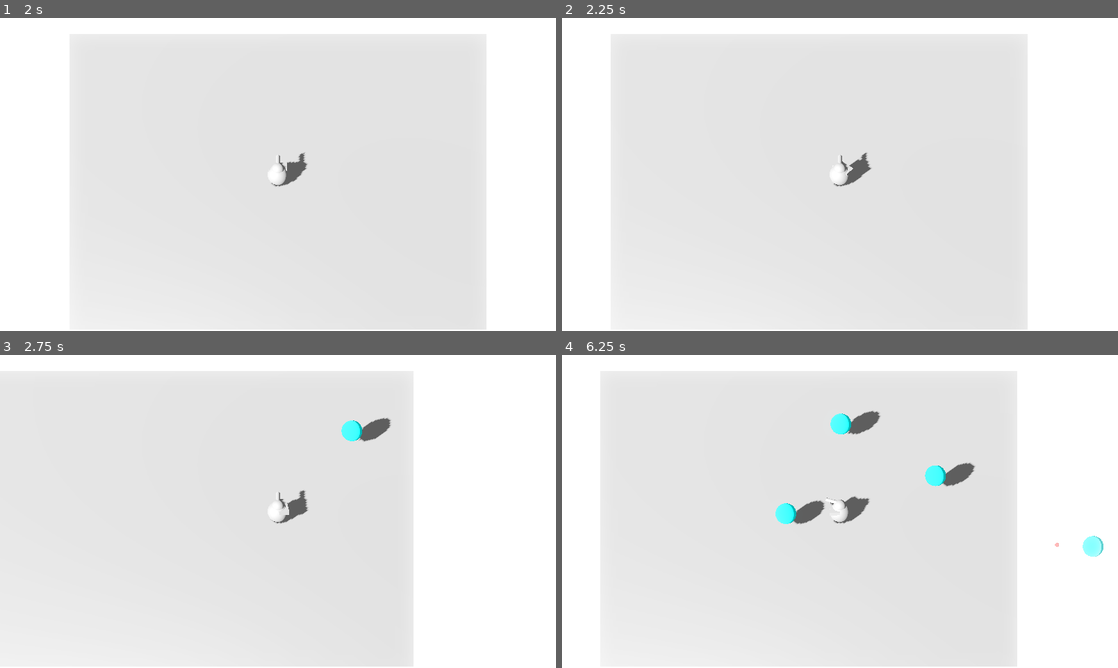
Above: before the commit, frames 1-4 (two rows, left to right).
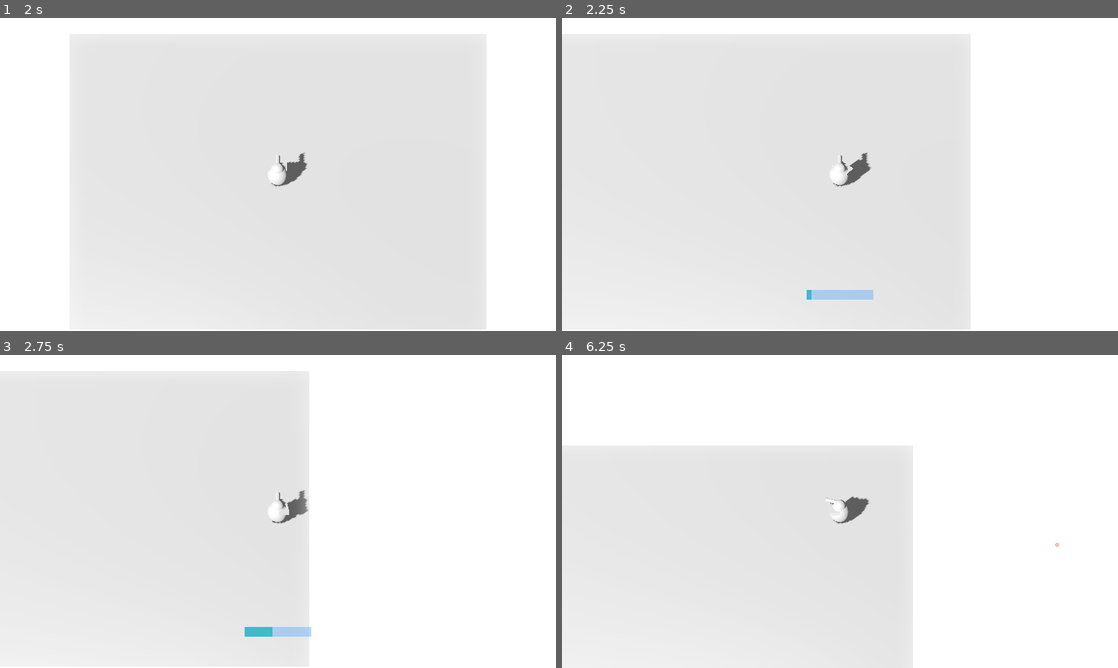
Above: after the commit, the same moments.

Repository: runeteamop/Teamop-Godot-Game
Game: Godot game, scene res://bin/main.tscn
Same seed, same stepped clock (60 frames per second), same inputs: the game is played once before the commit and once after it.
Inputs (mouse positions are in pixels of both pictures, inside the frame that each line leads up to):
- Up to frame 1 (2 s): click "Start" at 0.5 s; click "Test" at 1.25 s
- Up to frame 2 (2.25 s): tap Enter (ui_accept) at 2 s; move the mouse to (962, 158) at 2.02 s; hold D (Right) from 2.03 s (still down); tap Space (Dash, bound only after the commit) at 2.1 s
- Up to frame 3 (2.75 s): keep holding D (Right); tap Enter (ui_accept) at 2.27 s
- Up to frame 4 (6.25 s): move the mouse to (728, 527) at 2.77 s; release D (Right) at 2.78 s; hold S (Down) 2.78-3.53 s; click (728, 527) at 2.85 s; tap Enter (ui_accept) at 3.02, 4.52, 5.27, 6.02 s; tap Space (Dash, bound only after the commit) at 3.05, 3.6, 4.35, 5.3, 5.85 s; move the mouse to (895, 442) at 3.52 s; hold D (Right) 3.53-4.28 s; move the mouse to (812, 574) at 4.27 s; hold W (Up) 4.28-5.03 s; move the mouse to (1006, 558) at 5.02 s; press the mouse at (1006, 558) at 5.03 s; hold A (Left) from 5.03 s (still down); move the mouse to (673, 464) at 5.77 s; release the mouse at (673, 464) at 5.78 s

Frame 1 is identical in both runs. In frame 2, 13% of the frame differs, in the area x 0-83%, y 7-100%; in frame 3, 17%; in frame 4, 30%, in the area x 0-98%, y 7-100%.

Commit message:
added a dash with a progress bar

Diff:
--- a/bin/entities/player.gd
+++ b/bin/entities/player.gd
@@ -1,15 +1,18 @@
 class_name Player extends CharacterBody3D
 
-const SPEED = 5.0
 const rotation_speed = 10
 
 var reload_time: float = 1
-var r_stick_dir
-var current_control_type
+var r_stick_dir: float
+var current_control_type: String
+var speed: float = 5.0
+var can_dash: bool = true
 
+@onready var dash_cooldown: Timer = $"Dash Cooldown"
 @onready var turret: Marker3D = $Turret
-@onready var camera = $Camera
-@onready var body = $Body
+@onready var camera := $Camera
+@onready var body: MeshInstance3D = $Body
+@onready var dash_progressbar: ProgressBar = $ProgressBar
 @onready var turret_cannon: Node3D = $"Turret/Cannon/Cannon End"
 
 @onready var target_plane = Plane(Vector3(0, 1, 0), position.y)
@@ -19,13 +22,16 @@
 func _physics_process(delta: float) -> void:
 	var input_dir:= Input.get_vector("Left", "Right", "Up", "Down")
 
+	dash_progressbar.value = dash_cooldown.wait_time - dash_cooldown.time_left
+
 	if Input.is_action_pressed("Left Click"):
 		current_control_type = "Mouse"
 		_shoot()
+	speed = move_toward(speed, 5, 1)
 
 	if input_dir:
-		velocity.x = input_dir.x * SPEED
-		velocity.z = input_dir.y * SPEED
+		velocity.x = input_dir.x * speed
+		velocity.z = input_dir.y * speed
 	else:
 		velocity.x = move_toward(velocity.x, 0, 0.3)
 		velocity.z = move_toward(velocity.z, 0, 0.3)
@@ -44,6 +50,12 @@
 	move_and_slide()
 
 func _input(event: InputEvent) -> void:
+	if Input.is_action_just_pressed("Dash") && can_dash == true:
+		can_dash = false
+		dash_progressbar.visible = true
+		dash_progressbar.value = 0
+		dash_cooldown.start(1.5)
+		speed = speed * 6
 	if event is InputEventJoypadMotion:
 		var sticK_sin = abs(Input.get_joy_axis(0, JOY_AXIS_RIGHT_X))
 		var stick_cos = abs(Input.get_joy_axis(0, JOY_AXIS_RIGHT_Y))
@@ -75,3 +87,8 @@
 	var target_trans = turret.global_transform.looking_at(mouse_pos, Vector3.UP)
 
 	turret.global_transform.basis = turret.global_transform.basis.slerp(target_trans.basis, rotation_speed * delta)
+
+
+func _on_dash_cooldown_timeout() -> void:
+	dash_progressbar.hide()
+	can_dash = true
--- a/bin/entities/player.tscn
+++ b/bin/entities/player.tscn
@@ -1,14 +1,20 @@
 [gd_scene format=3 uid="uid://cqtiesahm64pj"]
 
-[ext_resource type="Script" uid="uid://cd4uvc046lbo0" path="res://scenes/player.gd" id="1_g2els"]
-[ext_resource type="PackedScene" uid="uid://do2r14ve4hl7y" path="res://scenes/camera.tscn" id="2_qhqgy"]
-[ext_resource type="PackedScene" uid="uid://cnh2cpb2r350u" path="res://scenes/turret.tscn" id="3_qhqgy"]
+[ext_resource type="Script" uid="uid://cd4uvc046lbo0" path="res://bin/entities/player.gd" id="1_g2els"]
+[ext_resource type="PackedScene" uid="uid://do2r14ve4hl7y" path="res://bin/entities/camera.tscn" id="2_qhqgy"]
+[ext_resource type="PackedScene" uid="uid://cnh2cpb2r350u" path="res://bin/entities/turret.tscn" id="3_qhqgy"]
 
 [sub_resource type="BoxShape3D" id="BoxShape3D_dqkch"]
 
 [sub_resource type="SphereMesh" id="SphereMesh_qhqgy"]
 
 [sub_resource type="BoxMesh" id="BoxMesh_dqkch"]
+
+[sub_resource type="StyleBoxFlat" id="StyleBoxFlat_flly5"]
+bg_color = Color(0.2, 0.6, 0.99607843, 0.34509805)
+
+[sub_resource type="StyleBoxFlat" id="StyleBoxFlat_ntdrc"]
+bg_color = Color(0, 0.6784314, 0.7372549, 0.627451)
 
 [node name="Player" type="CharacterBody3D" unique_id=982876763]
 script = ExtResource("1_g2els")
@@ -31,5 +37,27 @@
 transform = Transform3D(0.9, 0, 0, 0, 0.2, 0, 0, 0, 0.5, 0, 0.24928802, -0.22423303)
 mesh = SubResource("BoxMesh_dqkch")
 
-[node name="Timer" type="Timer" parent="." unique_id=1977409208]
+[node name="Reload Cooldown" type="Timer" parent="." unique_id=1977409208]
 autostart = true
+
+[node name="Dash Cooldown" type="Timer" parent="." unique_id=816314229]
+one_shot = true
+
+[node name="ProgressBar" type="ProgressBar" parent="." unique_id=387691862]
+visible = false
+anchors_preset = -1
+anchor_left = 0.4396875
+anchor_top = 0.8688889
+anchor_right = 0.5603125
+anchor_bottom = 0.9011111
+grow_horizontal = 2
+grow_vertical = 0
+size_flags_horizontal = 4
+theme_override_styles/background = SubResource("StyleBoxFlat_flly5")
+theme_override_styles/fill = SubResource("StyleBoxFlat_ntdrc")
+max_value = 1.5
+value = 1.5
+show_percentage = false
+metadata/_edit_use_anchors_ = true
+
+[connection signal="timeout" from="Dash Cooldown" to="." method="_on_dash_cooldown_timeout"]
--- a/bin/levels/runes test.tscn
+++ b/bin/levels/runes test.tscn
@@ -41,6 +41,7 @@
 transform = Transform3D(1, 0, 0, 0, 1, 0, 0, 0, 1, 0, 0.5, 0)
 
 [node name="Timer" type="Timer" parent="." unique_id=466695285]
-autostart = true
+wait_time = 2.0
+one_shot = true
 
 [connection signal="timeout" from="Timer" to="." method="_on_timer_timeout"]
--- a/project.godot
+++ b/project.godot
@@ -56,6 +56,12 @@
 "events": [Object(InputEventMouseButton,"resource_local_to_scene":false,"resource_name":"","device":-1,"window_id":0,"a …(253 unchanged characters)…
 ]
 }
+Dash={
+"deadzone": 0.2,
+"events": [Object(InputEventKey,"resource_local_to_scene":false,"resource_name":"","device":-1,"window_id":0,"alt_pressed":false,"shift_pressed":false,"ctrl_pressed":false,"meta_pressed":false,"pressed":false,"keycode":0,"physical_keycode":32,"key_label":0,"unicode":32,"location":0,"echo":false,"script":null)
+, Object(InputEventJoypadMotion,"resource_local_to_scene":false,"resource_name":"","device":-1,"axis":4,"axis_value":1.0,"script":null)
+]
+}
 
 [physics]
 
